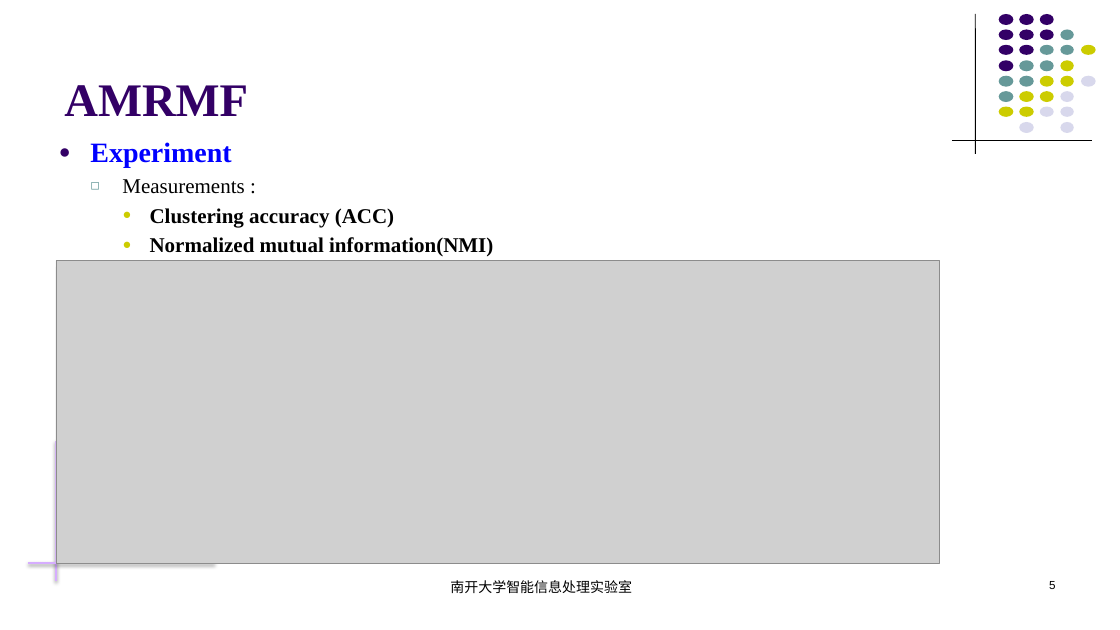
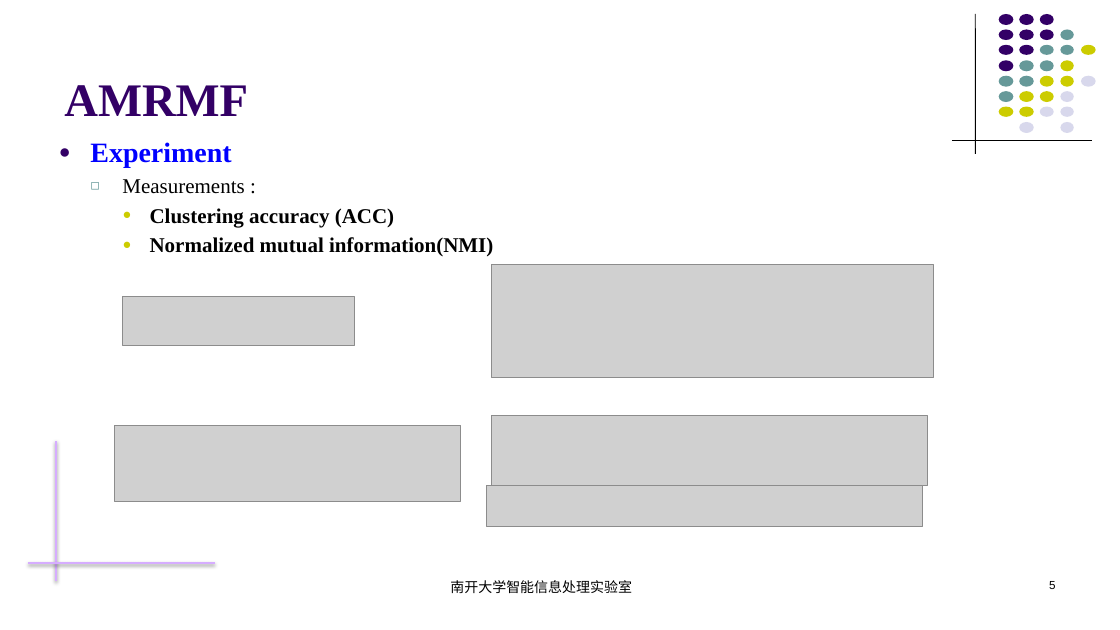
Before and after one commit to nkiip/nkiip.github.com, a slide deck: slide 5 of raw/20180330/Paper Reading.pptx. Drawn at 1120x630 pixels with LibreOffice and Linux fonts; fonts in the diff are those of the drawing; grey boxes stand for pictures. Boxes give left, top, right and bottom in pixels: in the first picture for what was removed or moved away, otherwise in the second. Text is boxed around its words. In the diff, an @@ line names an element or a change of style, - is before the commit and + after.

```diff
--- a/raw/20180330/Paper Reading.pptx
+++ b/raw/20180330/Paper Reading.pptx
@@ picture removed at (56, 267, 547, 564) @@
@@ picture removed at (56, 260, 940, 563) @@
@@ picture added at (492, 265, 933, 377) @@
@@ picture added at (123, 297, 355, 345) @@
@@ picture added at (492, 415, 928, 485) @@
@@ picture added at (114, 425, 460, 502) @@
@@ picture added at (486, 486, 923, 527) @@
```
Also in this commit, not shown: 2 other slides changed, 1 slide added.
